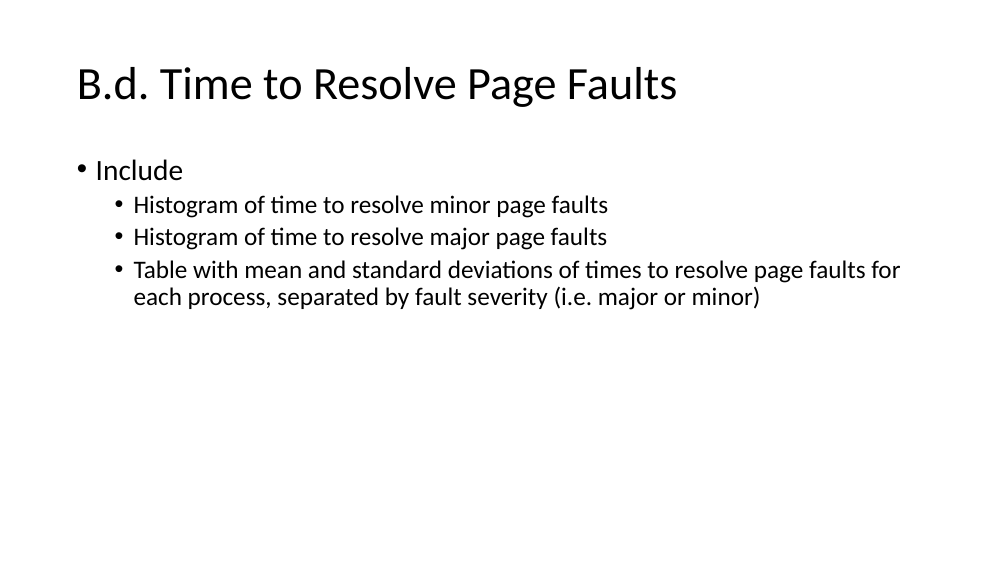
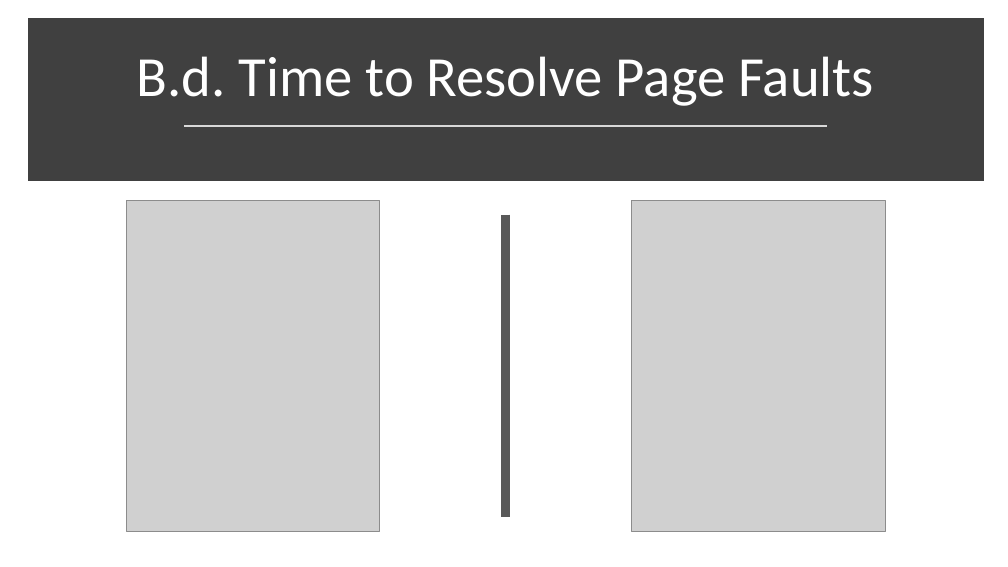
Before and after one commit to gowthamkuntumalla/ECE498_DataScienceAnalytics_HW, a slide deck: slide 6 of HW1/HW1_template.pptx. Drawn at 1008x567 pixels with LibreOffice and Linux fonts; fonts in the diff are those of the drawing; grey boxes stand for pictures. Boxes give left, top, right and bottom in pixels: in the first picture for what was removed or moved away, otherwise in the second. Text is boxed around its words. In the diff, an @@ line names an element or a change of style, - is before the commit and + after.

```diff
--- a/HW1/HW1_template.pptx
+++ b/HW1/HW1_template.pptx
@@ rectangle added at bbox=[33, 23, 979, 176], fill #404040, outline #404040 10 pt @@
@@ title "B.d. Time to Resolve Page ...": place and size @@
-title "B.d. Time to Resolve Page ..." at bbox=[77, 67, 677, 107]
+title "B.d. Time to Resolve Page ..." at bbox=[137, 56, 874, 106]
@@ title "B.d. Time to Resolve Page ..." at bbox=[137, 56, 874, 106]: size 44 to 54 pt, text colour #000000 to #FFFFFF; alignment left to centre; vertical alignment middle to bottom @@
@@ line added from (185, 126) to (827, 126), #D9D9D9 1.75 pt @@
@@ text removed at bbox=[96, 159, 900, 310] @@
-• Include
-  • Histogram of time to resolve minor page faults
-  • Histogram of time to resolve major page faults
-  • Table with mean and standard deviations of times to resolve page faults for each process, separated by fault severity (i.e. major or minor)
@@ picture added at bbox=[126, 200, 380, 531] @@
@@ picture added at bbox=[631, 200, 885, 531] @@
@@ line added from (506, 215) to (506, 517), #595959 8 pt @@
```
Also in this commit, not shown: 7 other slides changed, 1 slide added, 1 slide removed, 4 other files.
